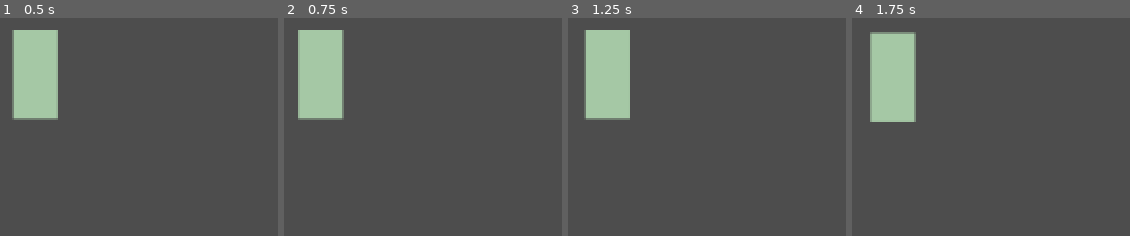
Above: before the commit, frames 1-4 (left to right).
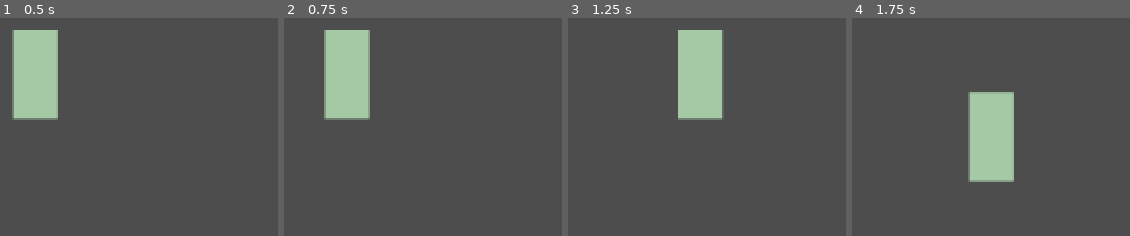
Above: after the commit, the same moments.

Repository: Lyfriss/NoviceSummerGameJam2025
Game: Godot game, scene res://Level/test_level.tscn
Same seed, same stepped clock (60 frames per second), same inputs: the game is played once before the commit and once after it.
Inputs:
- Up to frame 1 (0.5 s): no input
- Up to frame 2 (0.75 s): tap Enter at 0.5 s; hold D (move_right) from 0.53 s (still down)
- Up to frame 3 (1.25 s): keep holding D (move_right)
- Up to frame 4 (1.75 s): release D (move_right) at 1.28 s; hold S (move_down) from 1.28 s (still down)

Frame 1 is identical in both runs. In frame 2, 8.3% of the frame differs, in the area x 5-31%, y 5-47%; in frame 3, 14%; in frame 4, 14%, in the area x 6-59%, y 6-76%.

Commit message:
Player v 01
starting with simple smooth top down movement

Diff:
--- a/Level/test_level.tscn
+++ b/Level/test_level.tscn
@@ -6,3 +6,5 @@
 
 [node name="Player" parent="." instance=ExtResource("1_httya")]
 position = Vector2(396, 326)
+acc = 150.0
+dec = 750.0
--- a/Scenes/Player/player.tscn
+++ b/Scenes/Player/player.tscn
@@ -7,6 +7,7 @@
 height = 32.0
 
 [node name="Player" type="CharacterBody2D"]
+motion_mode = 1
 script = ExtResource("1_uvnfx")
 
 [node name="ColorRect" type="ColorRect" parent="."]
--- a/Scripts/Player/player_controller.gd
+++ b/Scripts/Player/player_controller.gd
@@ -1,15 +1,25 @@
 extends CharacterBody2D
 
-@export var speed : float = 5.0
+@export_category("Debug")
+@export var debug: bool = false
 
+@export_category("Movement parameters")
+@export var speed : float = 100
+@export var acc: float = 100
+@export var dec: float = 450
 
 func _physics_process(delta: float) -> void:
 
-	var direction := Input.get_vector("move_left","move_right","move_up","move_down")
+	if debug:
+		print(velocity)
+
+	var direction := Input.get_vector("move_left","move_right","move_up","move_down").normalized()
+
 	if direction:
-		velocity = direction * speed
+		velocity.x =  clamp(velocity.x, lerp(velocity.x, direction.x * speed, acc * delta), direction.x * speed)
+		velocity.y = clamp(velocity.y, lerp(velocity.y, direction.y * speed, acc * delta), direction.y * speed)
 	else:
-		velocity.x = move_toward(velocity.x, 0, speed)
-		velocity.y = move_toward(velocity.y, 0, speed)
+		velocity.x = move_toward(velocity.x, 0, dec * delta)
+		velocity.y = move_toward(velocity.y, 0, dec * delta)
 
 	move_and_slide()
Not shown, changed: README.md
